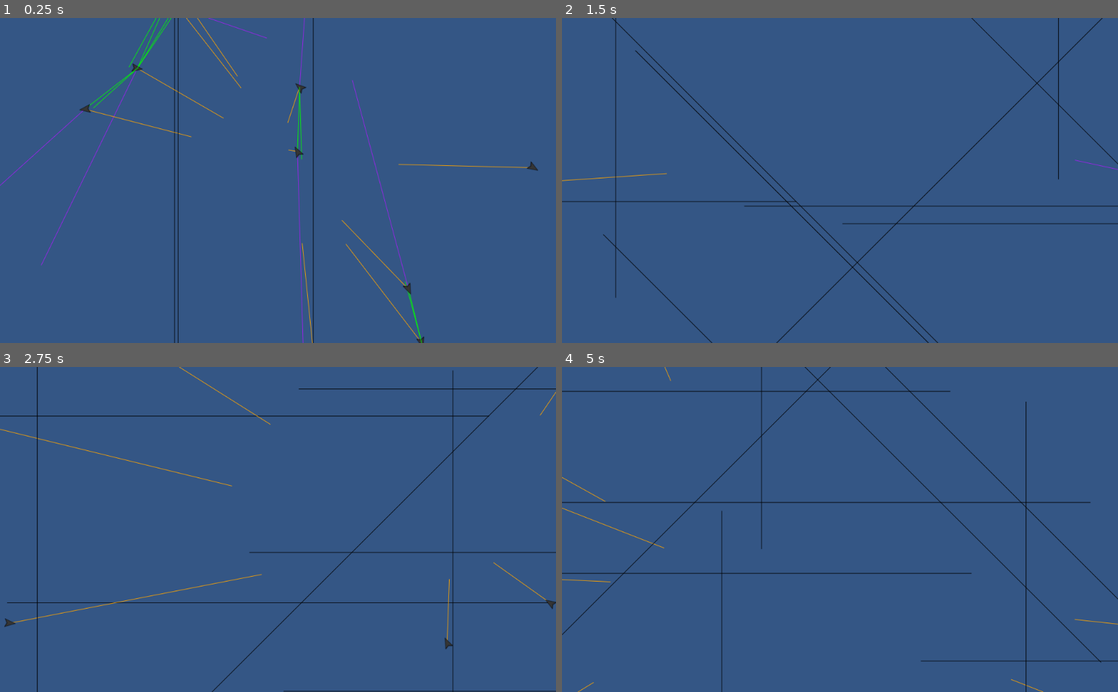
Above: before the commit, frames 1-4 (two rows, left to right).
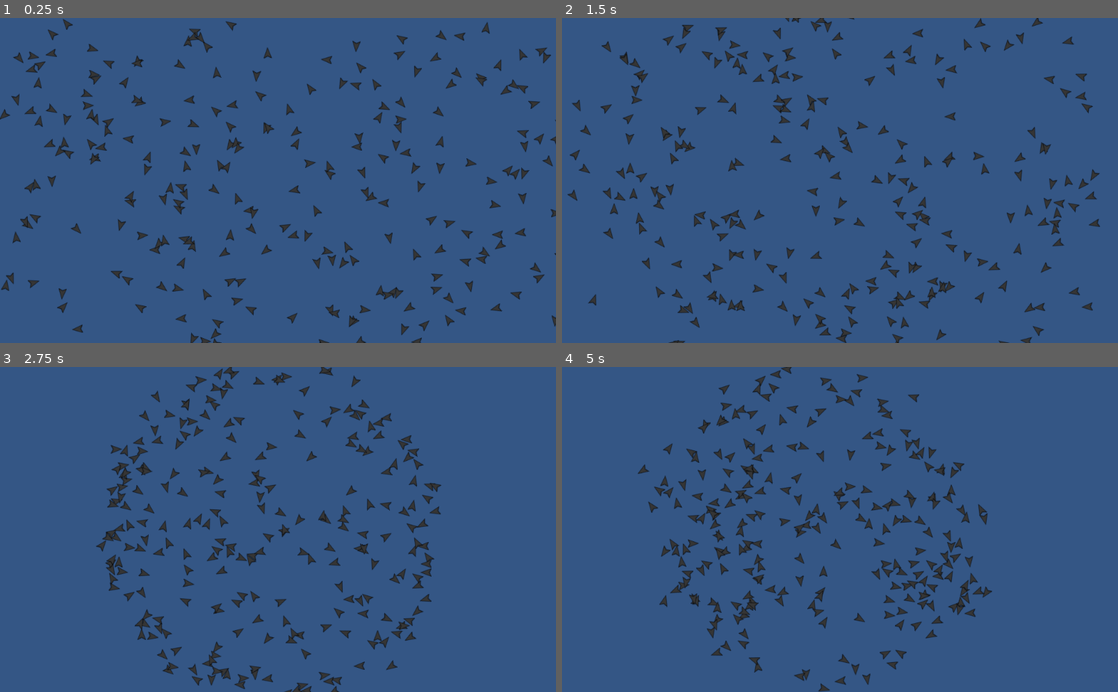
Above: after the commit, the same moments.

Repository: jrobchin/godot-boids
Game: Godot game, scene res://scenes/World.tscn
The game is run twice, just before and just after one commit, with the same random seed, the same clock (stepped at 60 frames per second) and the same inputs.
Inputs:
- Up to frame 1 (0.25 s): no input
- Up to frame 2 (1.5 s): no input
- Up to frame 3 (2.75 s): no input
- Up to frame 4 (5 s): no input

The runs differ from the first frame. In frame 1, 8.0% of the frame differs, in the area x 0-100%, y 0-100%; in frame 2, 8.0%; in frame 3, 8.2%; in frame 4, 8.3%.

Commit message:
single flock working

Diff:
--- a/scenes/Boid.gd
+++ b/scenes/Boid.gd
@@ -6,7 +6,9 @@
 export var separation_strength := 1.0
 export var separation_distance := 100
 export var alignment_strength := 0.1
-export var vision_distance := 200
+export var alignment_distance := 50
+export var border_strength := 350
+export var impulse := 0.5
 export var max_speed := 10
 
 var draw := false
@@ -16,18 +18,15 @@
 var vel_a := Vector2.ZERO
 var vel_b := Vector2.ZERO
 
-var sb_pos = []
+# func _draw():
+# 	if draw:
+# 		for pos in sb_pos:
+# 			draw_line(Vector2.ZERO, to_local(pos), Color.green, 1, true)
 
-
-func _draw():
-	if draw:
-		for pos in sb_pos:
-			draw_line(Vector2.ZERO, to_local(pos), Color.green, 1, true)
-
-		draw_line(Vector2.ZERO, vel_s, Color.purple, 1, true)
-		draw_line(Vector2.ZERO, vel_c, Color.orange, 1, true)
-		draw_line(Vector2.ZERO, vel_a, Color.white, 1, true)
-		draw_line(Vector2.ZERO, vel_b, Color.black, 1, true)
+# 		draw_line(Vector2.ZERO, vel_s, Color.purple, 1, true)
+# 		draw_line(Vector2.ZERO, vel_c, Color.orange, 1, true)
+# 		draw_line(Vector2.ZERO, vel_a, Color.white, 1, true)
+# 		draw_line(Vector2.ZERO, vel_b, Color.black, 1, true)
 
 
 func _process(_delta):
@@ -36,7 +35,7 @@
 
 func move(delta: float, boids: Array, limits: Dictionary):
 	var _influence = influence(boids, limits)
-	velocity = lerp(velocity, velocity + _influence * delta, 0.5)
+	velocity = lerp(velocity, velocity + _influence * delta, impulse)
 	if velocity.length() > max_speed:
 		velocity = velocity.normalized() * max_speed
 	$Sprite.rotation = velocity.angle() + PI / 2
@@ -47,40 +46,47 @@
 	var center_of_mass := Vector2.ZERO
 	var avg_velocity := Vector2.ZERO
 	vel_s = Vector2.ZERO
-	sb_pos = []
+	vel_a = Vector2.ZERO
+
+	var n_boids_align := 0
 
 	for boid in boids:
 		if boid == self:
 			continue
 
 		center_of_mass += boid.position
-		avg_velocity += boid.velocity
 
 		var vec_to = boid.position - position
+
+		if vec_to.length() < alignment_distance:
+			n_boids_align += 1
+			avg_velocity += boid.velocity
+
 		if vec_to.length() < separation_distance:
-			sb_pos.append(boid.position)
 			vel_s -= vec_to * separation_distance / vec_to.length()
 
 	var n_boids := boids.size() - 1
 	center_of_mass /= n_boids
-	avg_velocity /= n_boids
 
 	vel_c = center_of_mass - position
 	vel_c *= cohesion_strength
-	vel_a = avg_velocity - velocity
+
+	if n_boids_align > 0:
+		avg_velocity /= n_boids_align
+		vel_a = avg_velocity - velocity
+
 	vel_a *= alignment_strength
 	vel_s *= separation_strength
 
 	vel_b = Vector2.ZERO
-	var b_str = 1000
 	if position.x < limits["x_min"]:
-		vel_b += Vector2.RIGHT * b_str
+		vel_b += Vector2.RIGHT * border_strength
 	elif position.x > limits["x_max"]:
-		vel_b += Vector2.LEFT * b_str
+		vel_b += Vector2.LEFT * border_strength
 
 	if position.y < limits["y_min"]:
-		vel_b += Vector2.DOWN * b_str
+		vel_b += Vector2.DOWN * border_strength
 	elif position.y > limits["y_max"]:
-		vel_b += Vector2.UP * b_str
+		vel_b += Vector2.UP * border_strength
 
 	return vel_c + vel_a + vel_s + vel_b
--- a/scenes/Boid.tscn
+++ b/scenes/Boid.tscn
@@ -7,9 +7,11 @@
 script = ExtResource( 1 )
 cohesion_strength = 0.5
 separation_strength = 2.0
-separation_distance = 200
-alignment_strength = 0.0
-max_speed = 1000
+separation_distance = 25
+alignment_strength = 0.5
+alignment_distance = 10
+impulse = 0.75
+max_speed = 200
 
 [node name="Sprite" type="Sprite" parent="."]
 scale = Vector2( 0.03, 0.04 )
--- a/scenes/World.tscn
+++ b/scenes/World.tscn
@@ -6,7 +6,6 @@
 
 [node name="BoidGroup" type="Node2D" parent="."]
 script = ExtResource( 1 )
-initial_boids = 10
-draw_debug = true
+initial_boids = 250
 
 [node name="Background" type="Sprite" parent="."]
